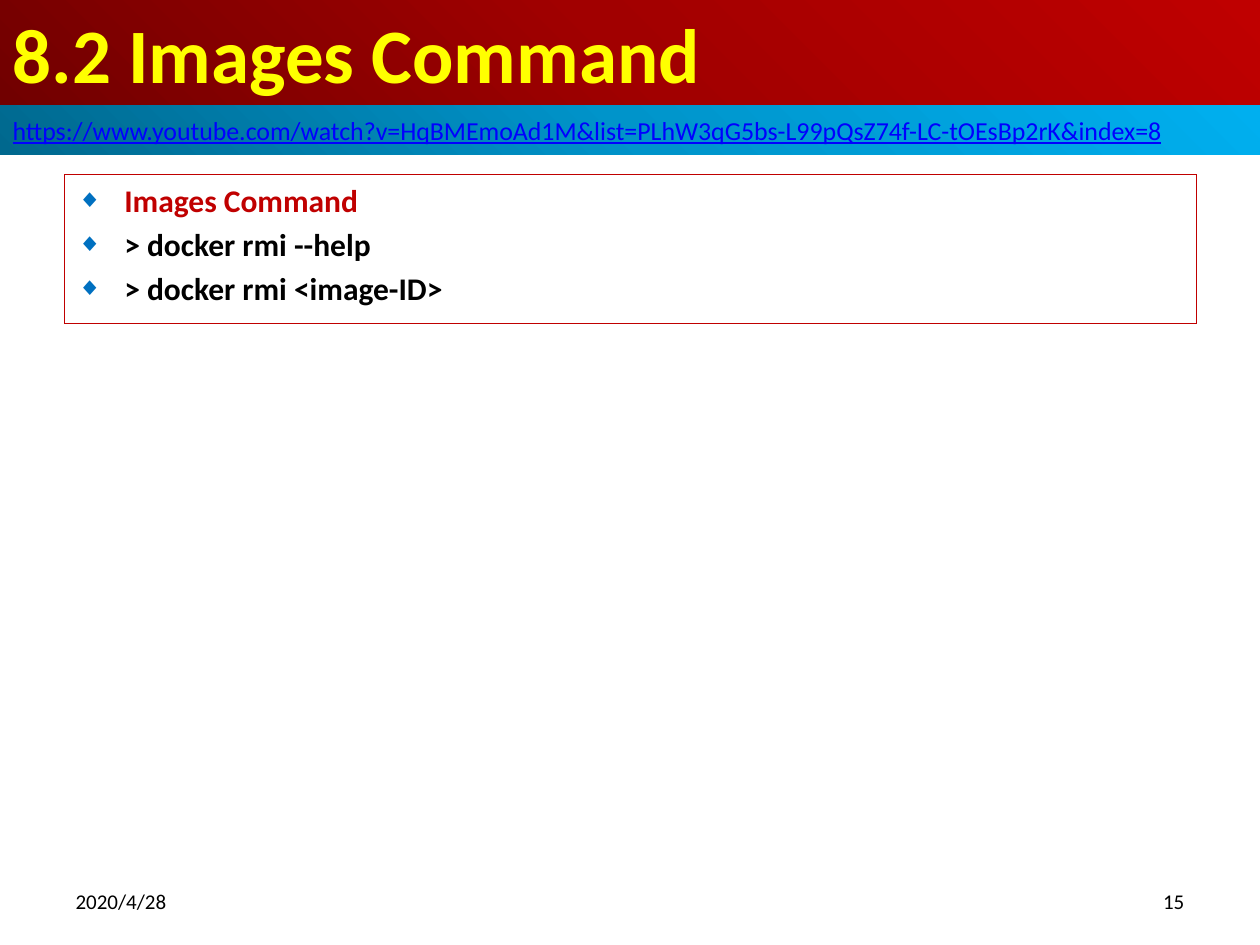
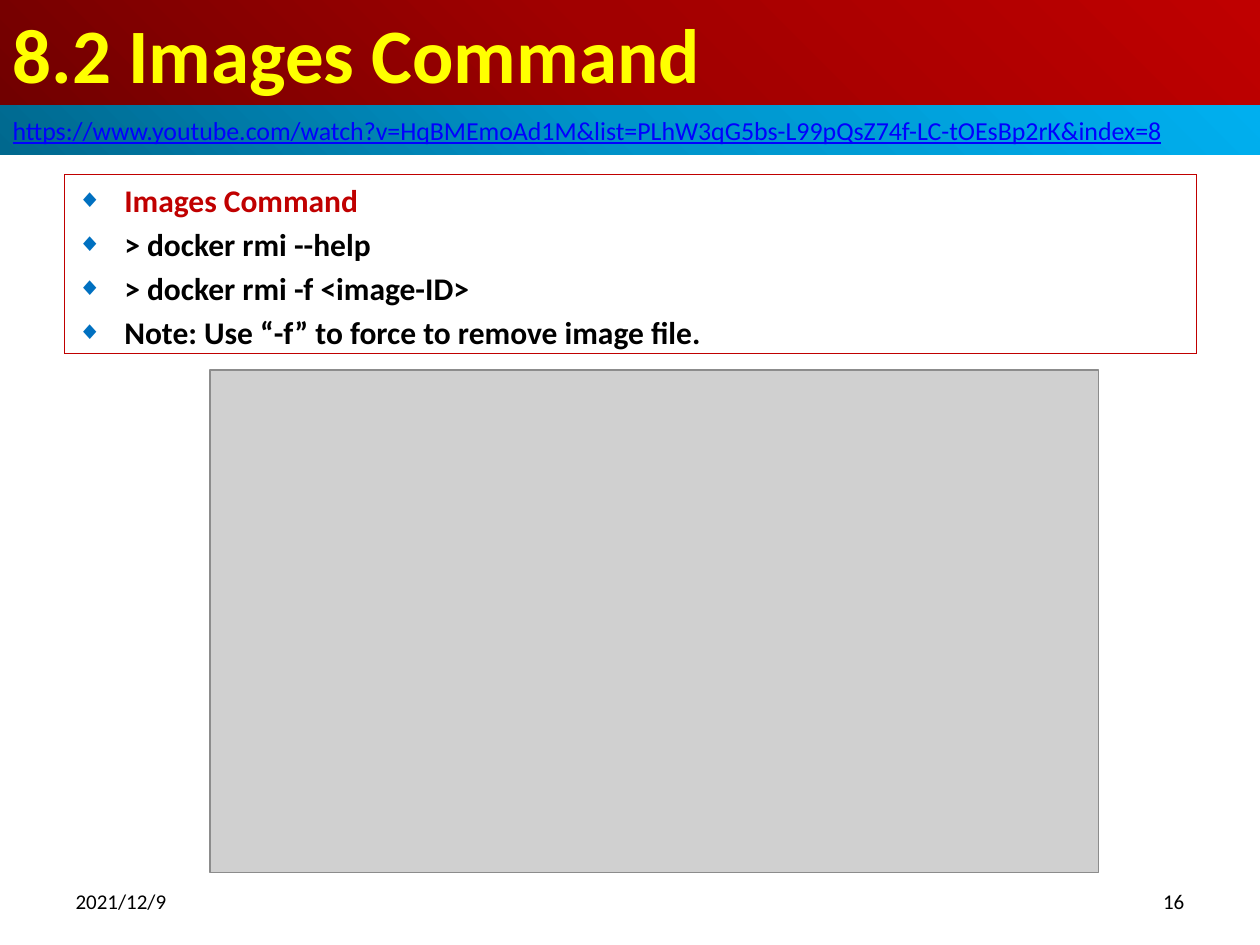
Before and after one commit to peterhchen/800-Docker, a slide deck: slide 16 of 08_BasicCommand.pptx (slide 15 before the commit). Drawn at 1260x945 pixels with LibreOffice and Linux fonts; fonts in the diff are those of the drawing; grey boxes stand for pictures. Boxes give left, top, right and bottom in pixels: in the first picture for what was removed or moved away, otherwise in the second. Text is boxed around its words. In the diff, an @@ line names an element or a change of style, - is before the commit and + after.

```diff
--- a/08_BasicCommand.pptx
+++ b/08_BasicCommand.pptx
@@ subtitle "Images Command": place and size @@
-subtitle "Images Command" at [64, 175, 1197, 324]
+subtitle "Images Command" at [64, 175, 1197, 354]
@@ subtitle at [124, 278, 700, 350]: text changed @@
-◆ > docker rmi <image-ID>
+◆ > docker rmi -f <image-ID>
+◆ Note: Use “-f” to force to remove image file.
@@ picture added at [210, 370, 1099, 873] @@
@@ text at [76, 894, 167, 910]: text changed @@
-2020/4/28
+2021/12/9
@@ page number at [1163, 894, 1184, 909]: text changed @@
-15
+16
```
Also in this commit, not shown: 21 other slides changed, 4 slides added.
